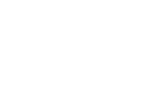
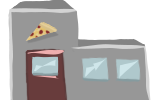
Layer changes from the first (160, 100) image to the second:
moved "Layer 9" (3rd of 3, in "house1") into group "house1", painted on it over [19, 10, 129, 100]
showed group "pizza shop" (8 layers) over [8, 0, 151, 100]
